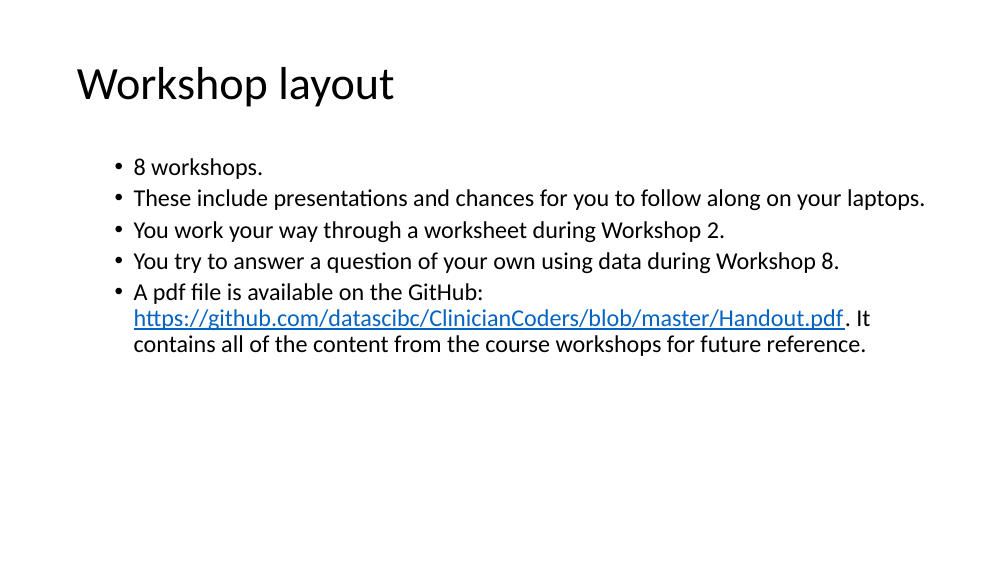
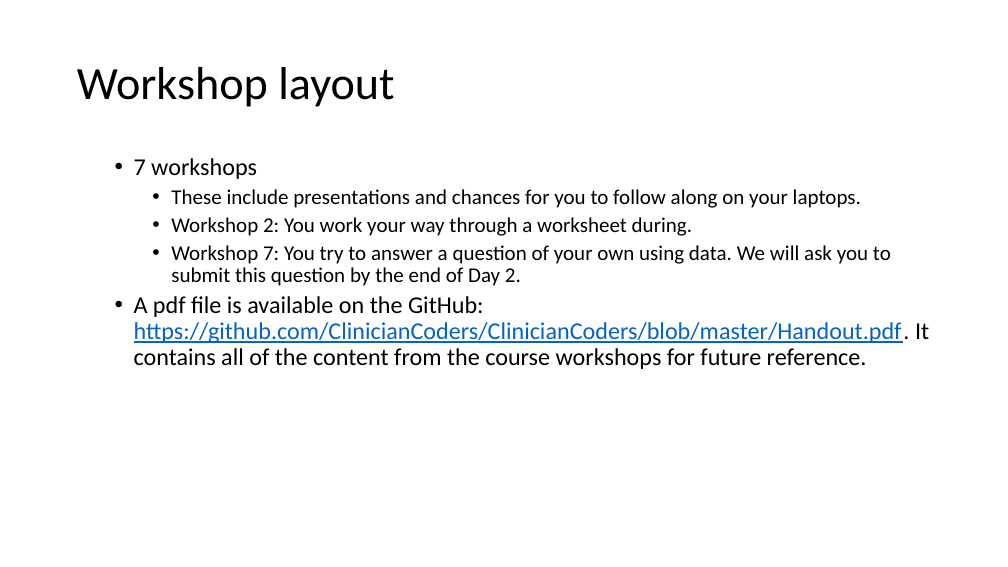
Before and after one commit to ClinicianCoders/ClinicianCoders, a slide deck: slide 8 of Workshops/WelcomePresentation_inperson.pptx. Drawn at 1008x567 pixels with LibreOffice and Linux fonts; fonts in the diff are those of the drawing. Boxes give left, top, right and bottom in pixels: in the first picture for what was removed or moved away, otherwise in the second. Text is boxed around its words. In the diff, an @@ line names an element or a change of style, - is before the commit and + after.

Commit message:
Update course structure slide 8  WelcomePresentation

```diff
--- a/Workshops/WelcomePresentation_inperson.pptx
+++ b/Workshops/WelcomePresentation_inperson.pptx
@@ text at (x1=134, y1=158, x2=257, y2=179): text changed @@
-  • 8 workshops.
+  • 7 workshops
@@ text at (x1=171, y1=189, x2=861, y2=208): size 23 to 20 pt in "These include presentations and chances for you ..."; list level 2 to 3 in "These include presentations and chances ..." @@
@@ text at (x1=134, y1=217, x2=929, y2=369): text changed @@
-  • You work your way through a worksheet during Workshop 2.
-  • You try to answer a question of your own using data during Workshop 8.
-  • A pdf file is available on the GitHub: https://github.com/datascibc/ClinicianCoders/blob/master/Handout.pdf. It contains all of the content from the course workshops for future reference.
+    • Workshop 2: You work your way through a worksheet during.
+    • Workshop 7: You try to answer a question of your own using data. We will ask you to submit this question by the end of Day 2.
+  • A pdf file is available on the GitHub: https://github.com/ClinicianCoders/ClinicianCoders/blob/master/Handout.pdf. It contains all of the content from the course workshops for future reference.
```
